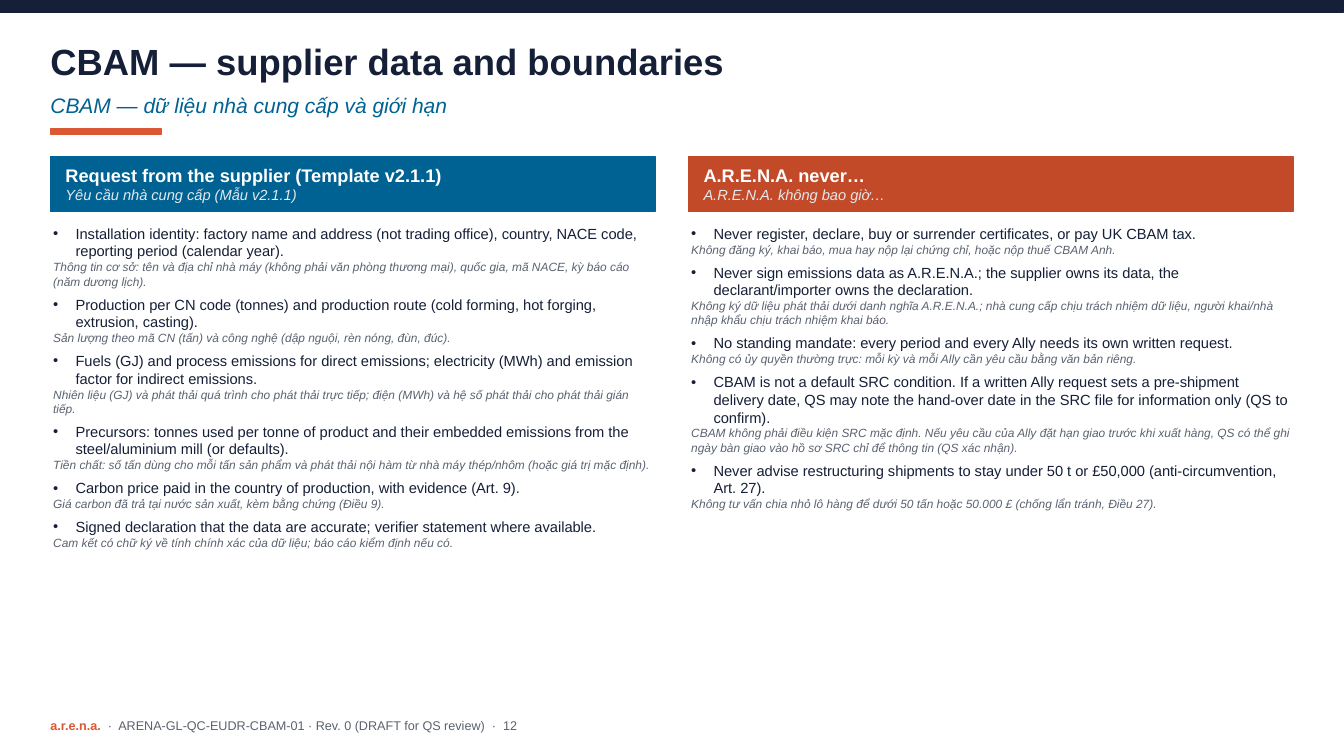
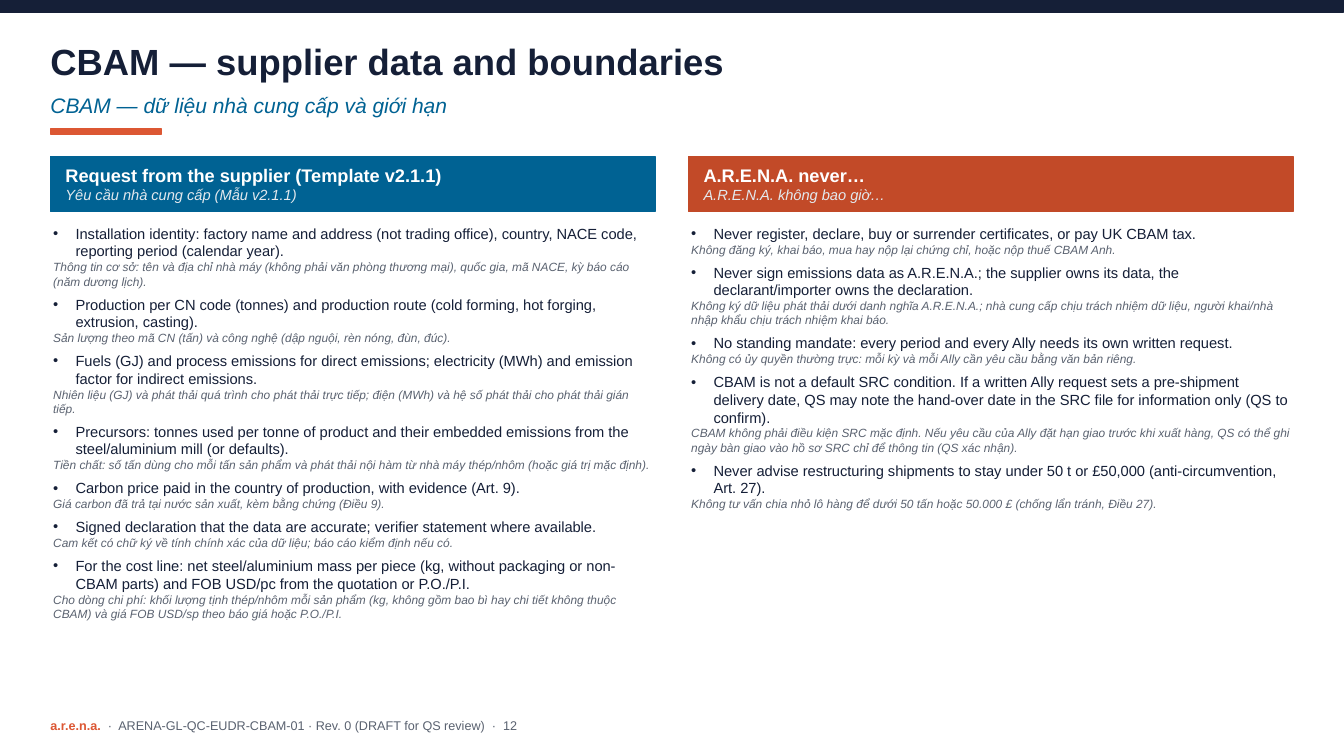
Before and after one commit to lybachbill-max/Bill-creation-2026, a slide deck: slide 12 of docs/eudr-cbam/ARENA-GL-QC-EUDR-CBAM-01_EUDR_CBAM_Training_Deck_Rev0.pptx. Drawn at 1344x756 pixels with LibreOffice and Linux fonts; fonts in the diff are those of the drawing. Boxes give left, top, right and bottom in pixels: in the first picture for what was removed or moved away, otherwise in the second. Text is boxed around its words. In the diff, an @@ line names an element or a change of style, - is before the commit and + after.

```diff
--- a/docs/eudr-cbam/ARENA-GL-QC-EUDR-CBAM-01_EUDR_CBAM_Training_Deck_Rev0.pptx
+++ b/docs/eudr-cbam/ARENA-GL-QC-EUDR-CBAM-01_EUDR_CBAM_Training_Deck_Rev0.pptx
@@ text at (x1=53, y1=560, x2=616, y2=621): paragraphs added @@
+• For the cost line: net steel/aluminium mass per piece (kg, without packaging or non-CBAM parts) and FOB USD/pc from the quotation or P.O./P.I.
+  Cho dòng chi phí: khối lượng tịnh thép/nhôm mỗi sản phẩm (kg, không gồm bao bì hay chi tiết không thuộc CBAM) và giá FOB USD/sp theo báo giá hoặc P.O./P.I.
```
Also in this commit, not shown: 5 other slides changed, 2 slides added, 5 other files.
